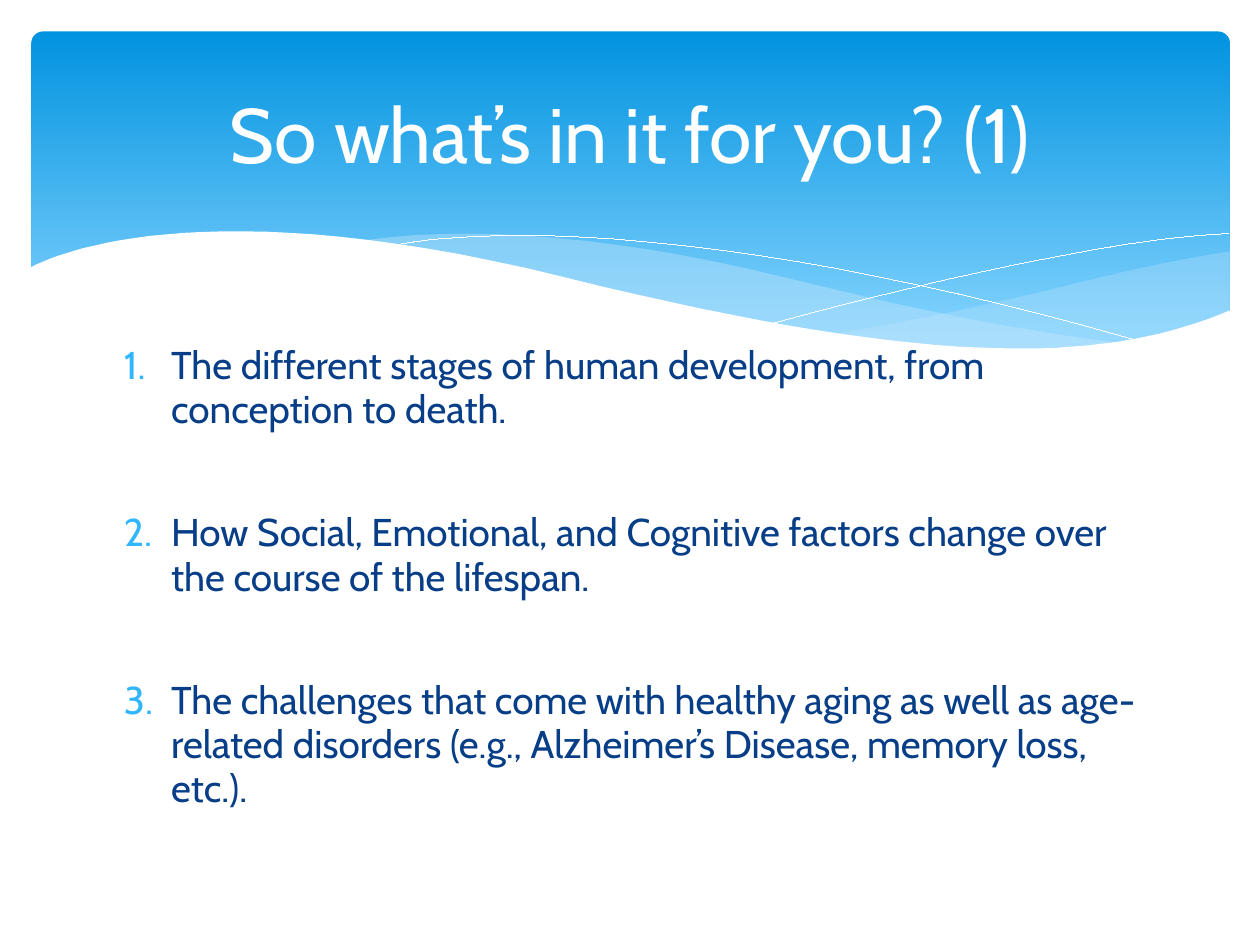
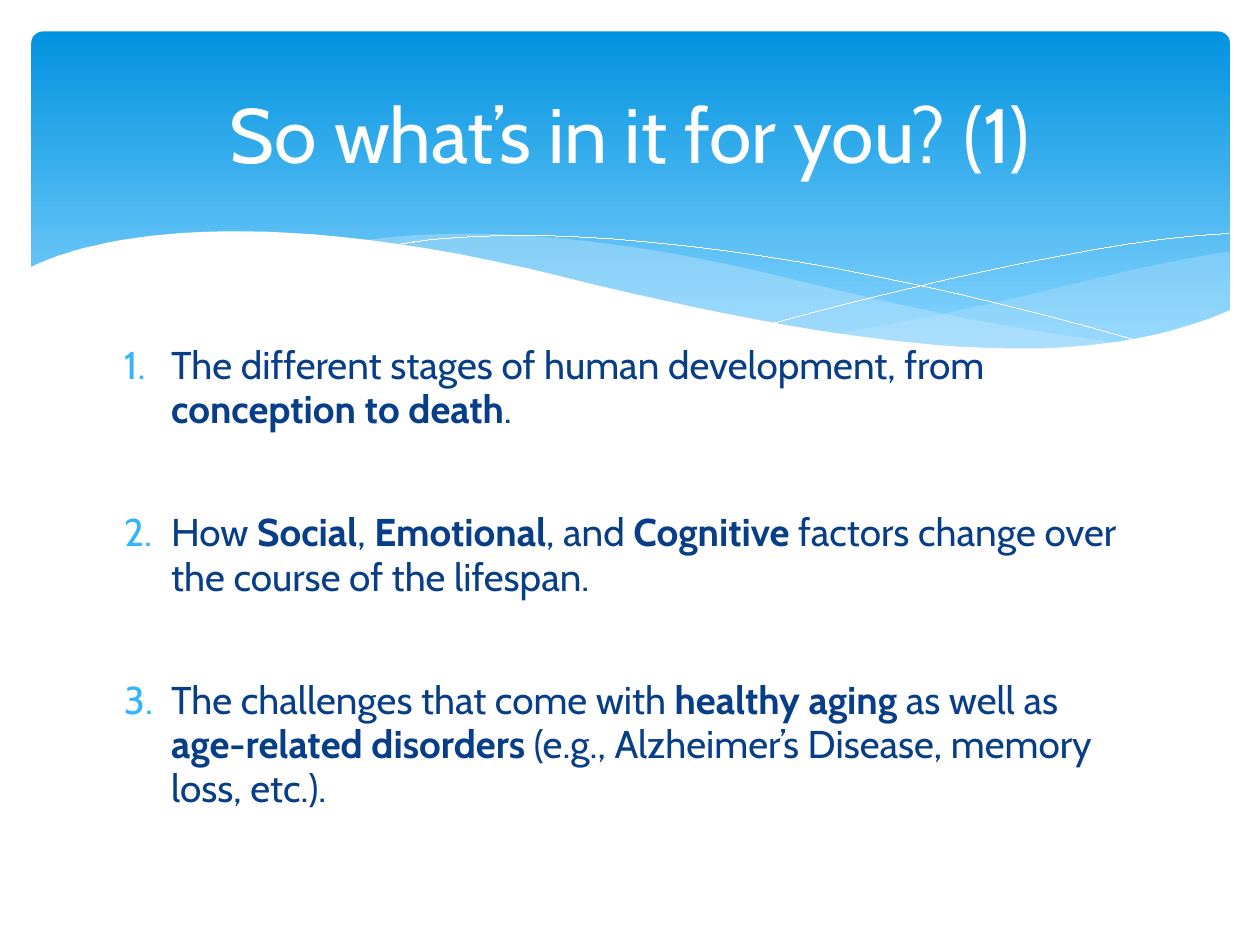
Before and after one commit to npm27/Teaching-Materials, a slide deck: slide 5 of Developmental Spring 24/Slides/0 First Day Info (202).pptx. Drawn at 1260x945 pixels with LibreOffice and Linux fonts; fonts in the diff are those of the drawing. Boxes give left, top, right and bottom in pixels: in the first picture for what was removed or moved away, otherwise in the second. Text is boxed around its words. In the diff, an @@ line names an element or a change of style, - is before the commit and + after.

```diff
--- a/Developmental Spring 24/Slides/0 First Day Info (202).pptx
+++ b/Developmental Spring 24/Slides/0 First Day Info (202).pptx
@@ text "The different stages of human ..." at (x1=171, y1=346, x2=1117, y2=808): bold on in "conception to death.", "Social, Emotional, Cognitive", "healthy aging age-related disorders" @@
```
Also in this commit, not shown: 1 other slide changed, 1 slide added, 3 other files.
